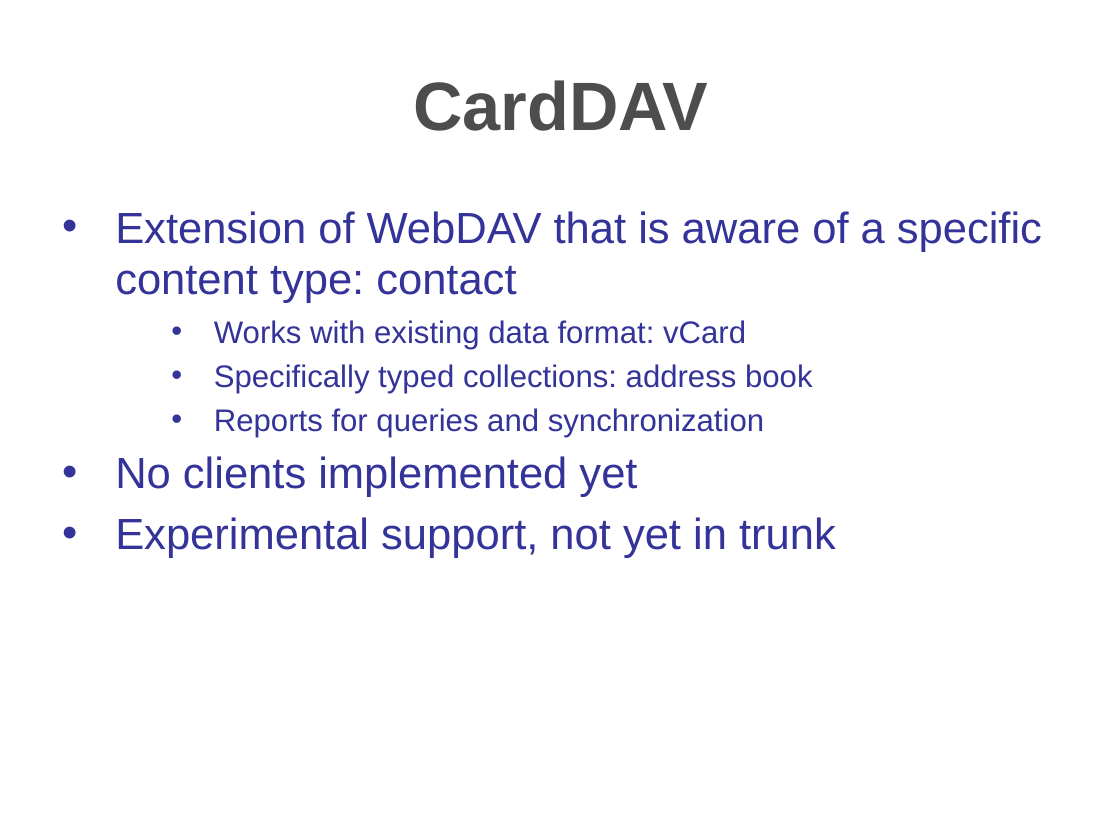
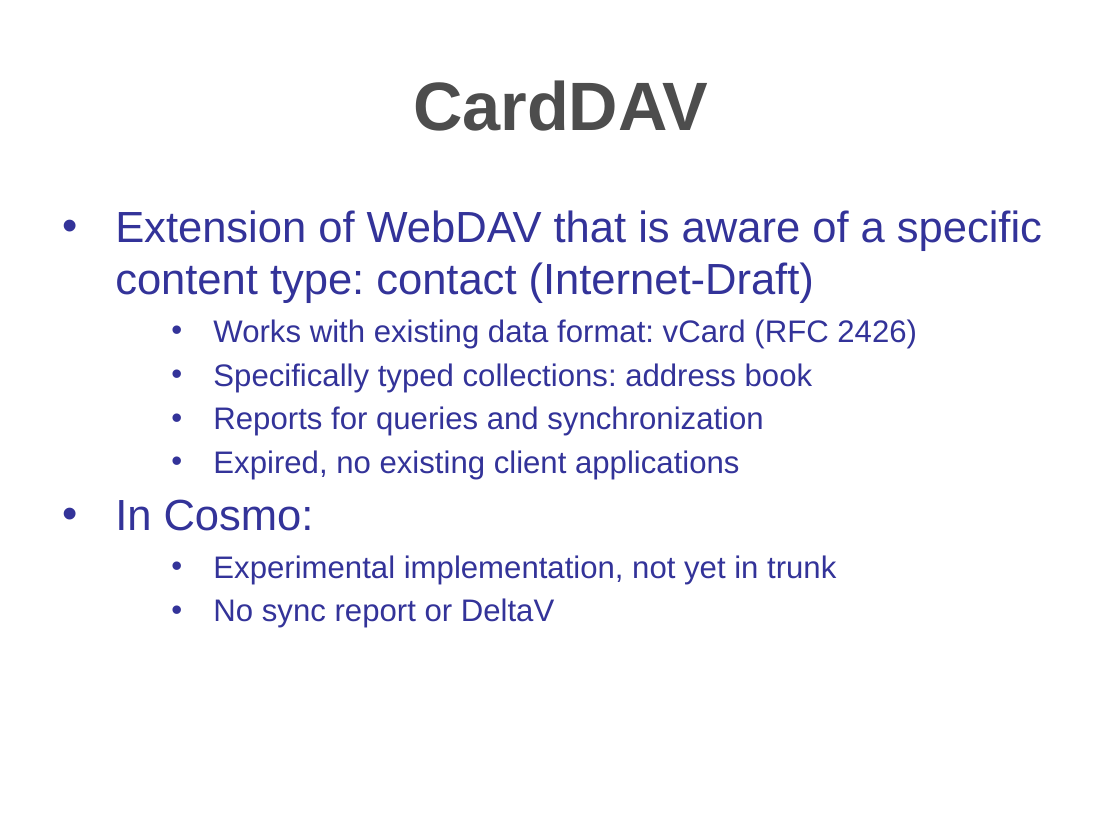
Before and after one commit to travis/cosmo, a slide deck: slide 14 of src/docs/presentations/apachecon2006.ppt (slide 22 before the commit). Drawn at 1120x840 pixels with LibreOffice and Linux fonts; fonts in the diff are those of the drawing; background and template pictures are left out. Boxes give left, top, right and bottom in pixels: in the first picture for what was removed or moved away, otherwise in the second. Text is boxed around its words. In the diff, an @@ line names an element or a change of style, - is before the commit and + after.

```diff
--- a/src/docs/presentations/apachecon2006.ppt
+++ b/src/docs/presentations/apachecon2006.ppt
@@ text at box(115, 210, 1042, 348): text changed @@
-• Extension of WebDAV that is aware of a specific content type: contact
-    • Works with existing data format: vCard
+• Extension of WebDAV that is aware of a specific content type: contact (Internet-Draft)
+    • Works with existing data format: vCard (RFC 2426)
@@ text at box(213, 363, 813, 436): line spacing 23.4pt to 23.1pt @@
@@ text at box(115, 450, 836, 628): text changed; size 28 to 20 pt @@
-• No clients implemented yet
-• Experimental support, not yet in trunk
+    • Expired, no existing client applications
+• In Cosmo:
+    • Experimental implementation, not yet in trunk
+    • No sync report or DeltaV
```
Also in this commit, not shown: 23 other slides changed, 5 slides added, 5 slides removed.
